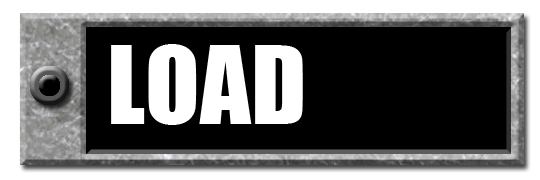
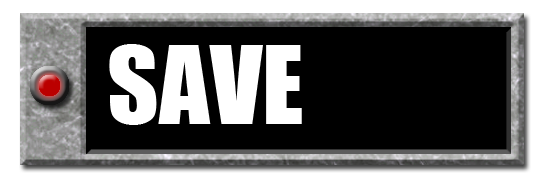
Layered file, before and after one edit (w=540, h=180). Changes by layer:
added layer "save" above "load" over [109, 44, 302, 125]
hid "load" over [111, 44, 303, 125]
hid "deadLight" over [39, 75, 60, 96]
showed "redLight" over [39, 75, 60, 96]
